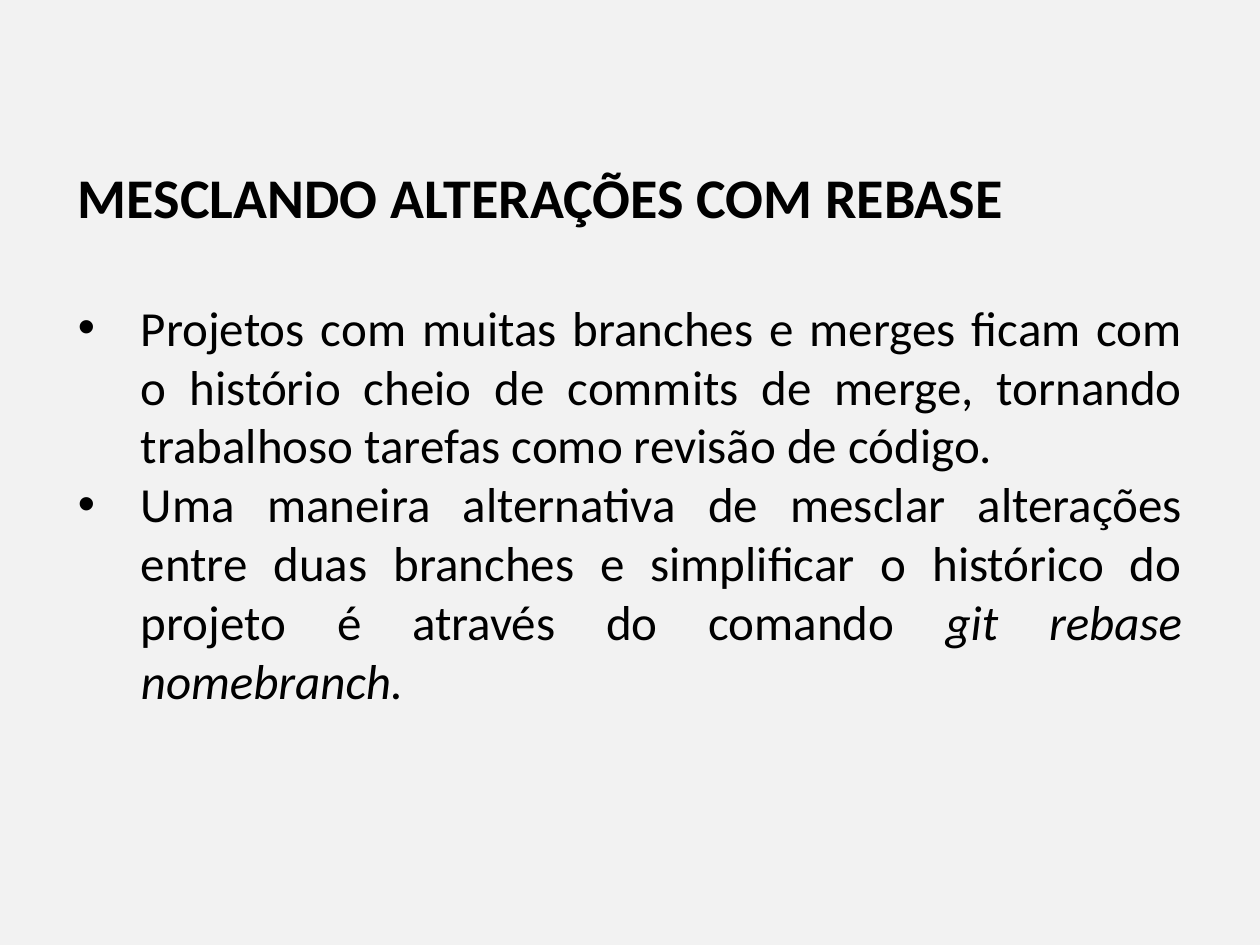
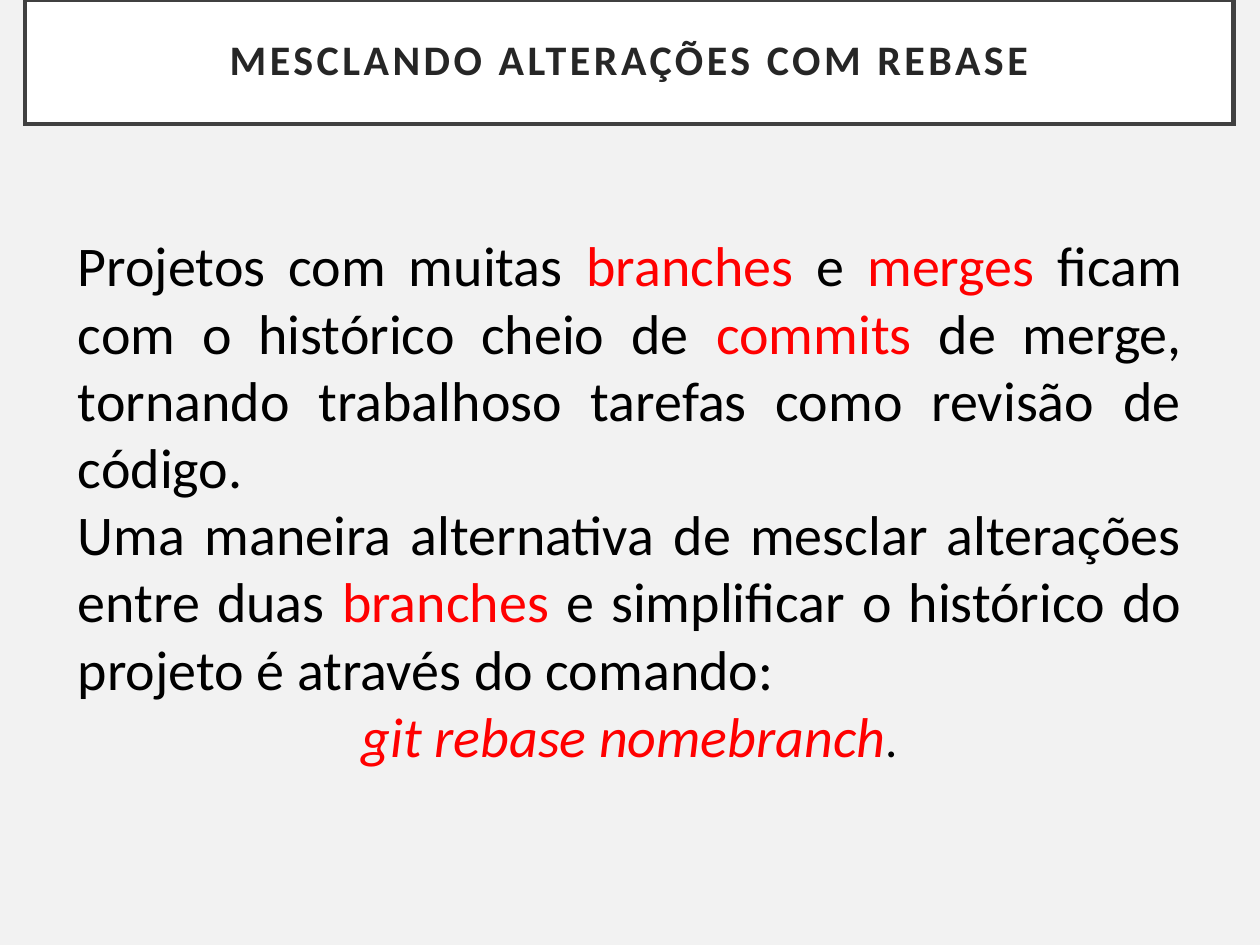
Before and after one commit to Paulo-UNIRON/aula_git_2020.2, a slide deck: slide 28 of Controlando versões com Git e Github - Capítulo VI.pptx (slide 36 before the commit). Drawn at 1260x945 pixels with LibreOffice and Linux fonts; fonts in the diff are those of the drawing. Boxes give left, top, right and bottom in pixels: in the first picture for what was removed or moved away, otherwise in the second. Text is boxed around its words. In the diff, an @@ line names an element or a change of style, - is before the commit and + after.

```diff
--- a/Controlando versões com Git e Github - Capítulo VI.pptx
+++ b/Controlando versões com Git e Github - Capítulo VI.pptx
@@ rectangle added at [25,0,1234,125], fill #FFFFFF, outline #404040 2.5 pt, 24 pt, text #262626, bold @@
+MESCLANDO ALTERAÇÕES COM REBASE
@@ text at [78,247,1182,767]: text changed; size 28 to 32 pt @@
-MESCLANDO ALTERAÇÕES COM REBASE
-• Projetos com muitas branches e merges ficam com o histório cheio de commits de merge, tornando trabalhoso tarefas como revisão de código.
-• Uma maneira alternativa de mesclar alterações entre duas branches e simplificar o histórico do projeto é através do comando git rebase nomebranch.
+Projetos com muitas branches e merges ficam com o histórico cheio de commits de merge, tornando trabalhoso tarefas como revisão de código.
+Uma maneira alternativa de mesclar alterações entre duas branches e simplificar o histórico do projeto é através do comando:
+git rebase nomebranch.
```
Also in this commit, not shown: 16 other slides changed, 7 slides added, 17 slides removed, 1 other file.
